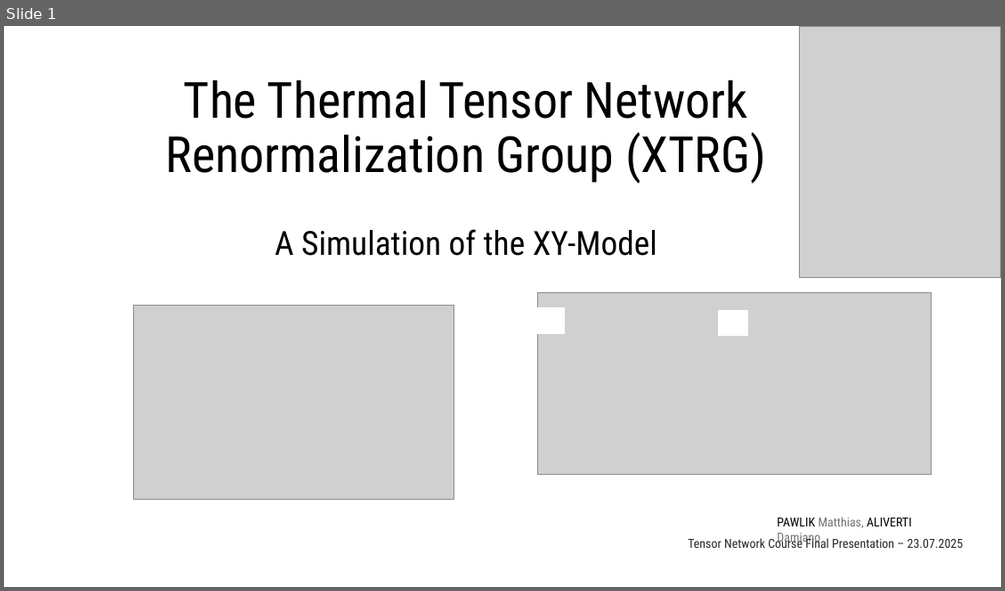
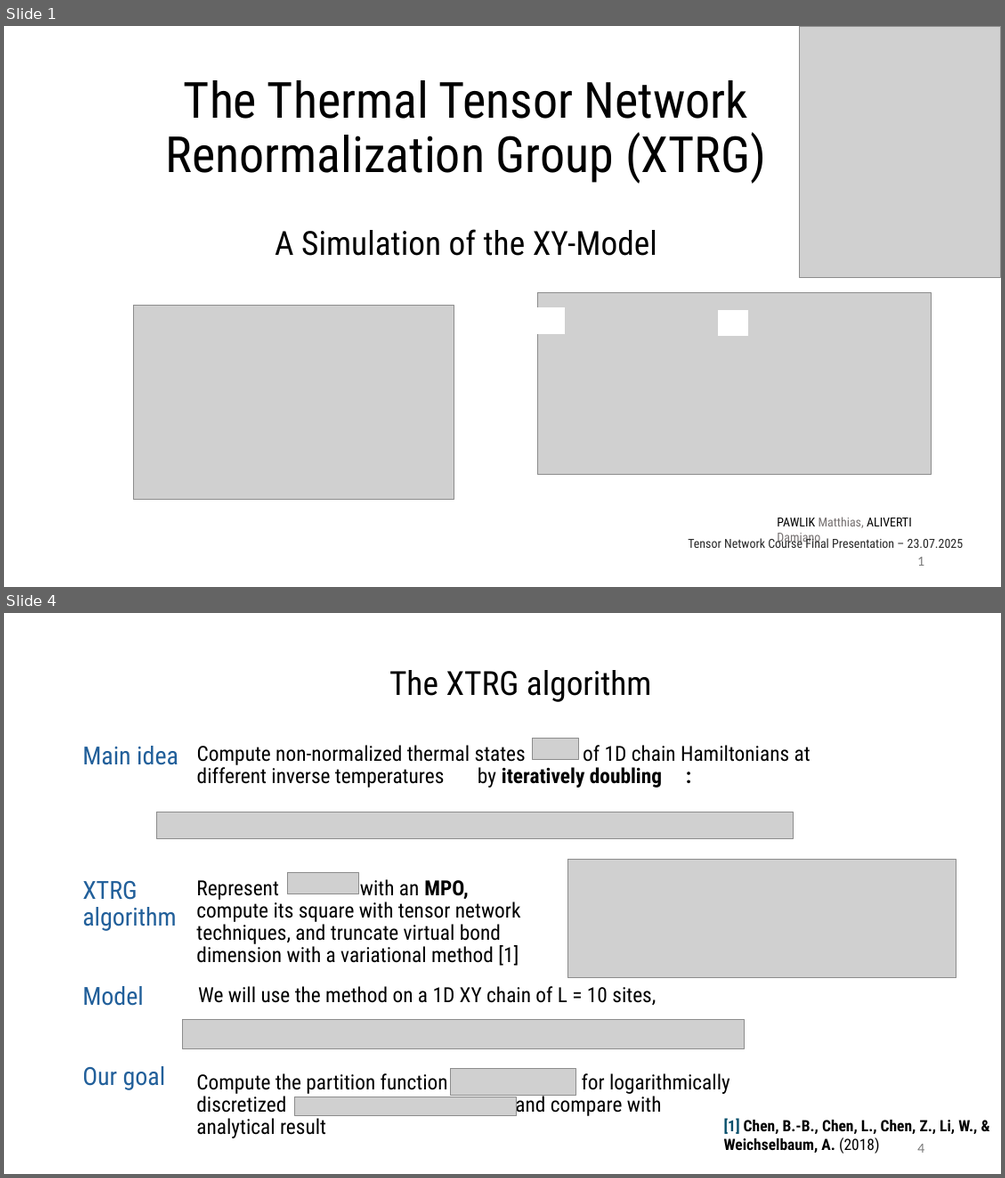
Before and after one commit to MrHighsenberg/XTRG-Algorithm, a slide deck: presentation/Term_Project_XTRG_Presentation.pptx. Shown one above the other, each under a label of ours: slide 1 before the commit, slides 1 and 4 after it; the slides between them are not shown. The pictures are 1005x591 and 1005x1178 pixels, drawn with LibreOffice and Linux fonts; fonts in the diff are those of the drawing; grey boxes stand for pictures; background and template pictures are left out. Boxes give left, top, right and bottom in pixels: in the first picture for what was removed or moved away, otherwise in the second. Text is boxed around its words. In the diff, an @@ line names an element or a change of style, - is before the commit and + after.

```diff
--- a/presentation/Term_Project_XTRG_Presentation.pptx
+++ b/presentation/Term_Project_XTRG_Presentation.pptx
@@ slide 4 added at bbox=[4, 613, 1001, 1174], background #FFFFFF @@
@@ text added at bbox=[389, 670, 652, 702], 32 pt, text #000000 @@
+The XTRG algorithm
@@ text added at bbox=[82, 746, 178, 765], 24 pt, text #215F9A @@
+Main idea
@@ text added at bbox=[197, 745, 810, 787], 20 pt, text #000000 @@
+Compute non-normalized thermal states of 1D chain Hamiltonians at different inverse temperatures by iteratively doubling :
@@ picture added at bbox=[533, 738, 578, 760] @@
@@ picture added at bbox=[156, 811, 793, 838] @@
@@ text added at bbox=[196, 879, 521, 965], 20 pt, text #000000 @@
+Represent with an MPO, compute its square with tensor network techniques, and truncate virtual bond dimension with a variational method [1]
@@ picture added at bbox=[287, 873, 358, 894] @@
@@ picture added at bbox=[568, 859, 956, 978] @@
@@ text added at bbox=[82, 881, 176, 931], 24 pt, text #215F9A @@
+XTRG algorithm
@@ text added at bbox=[82, 986, 144, 1005], 24 pt, text #215F9A @@
+Model
@@ text added at bbox=[198, 986, 655, 1005], 20 pt, text #000000 @@
+We will use the method on a 1D XY chain of L = 10 sites,
@@ picture added at bbox=[182, 1020, 744, 1048] @@
@@ text added at bbox=[82, 1066, 166, 1090], 24 pt, text #215F9A @@
+Our goal
@@ text added at bbox=[196, 1073, 730, 1116], 20 pt, text #000000 @@
+Compute the partition function for logarithmically discretized and compare with analytical result
@@ picture added at bbox=[451, 1069, 576, 1094] @@
@@ picture added at bbox=[295, 1097, 517, 1116] @@
@@ text added at bbox=[724, 1118, 977, 1153], 15 pt, text #000000, bold @@
+[1] Chen, B.-B., Chen, L., Chen, Z., Li, W., & Weichselbaum, A. (2018)
@@ page number added at bbox=[917, 1143, 924, 1152], 12 pt, text #797979 @@
+4
@@ slide 1 changed as well @@
@@ page number added at bbox=[917, 556, 924, 565], 12 pt, text #797979 @@
+1
```
Also in this commit, not shown: 3 other slides changed, 11 other slides added, 1 slide removed, 10 other files.
